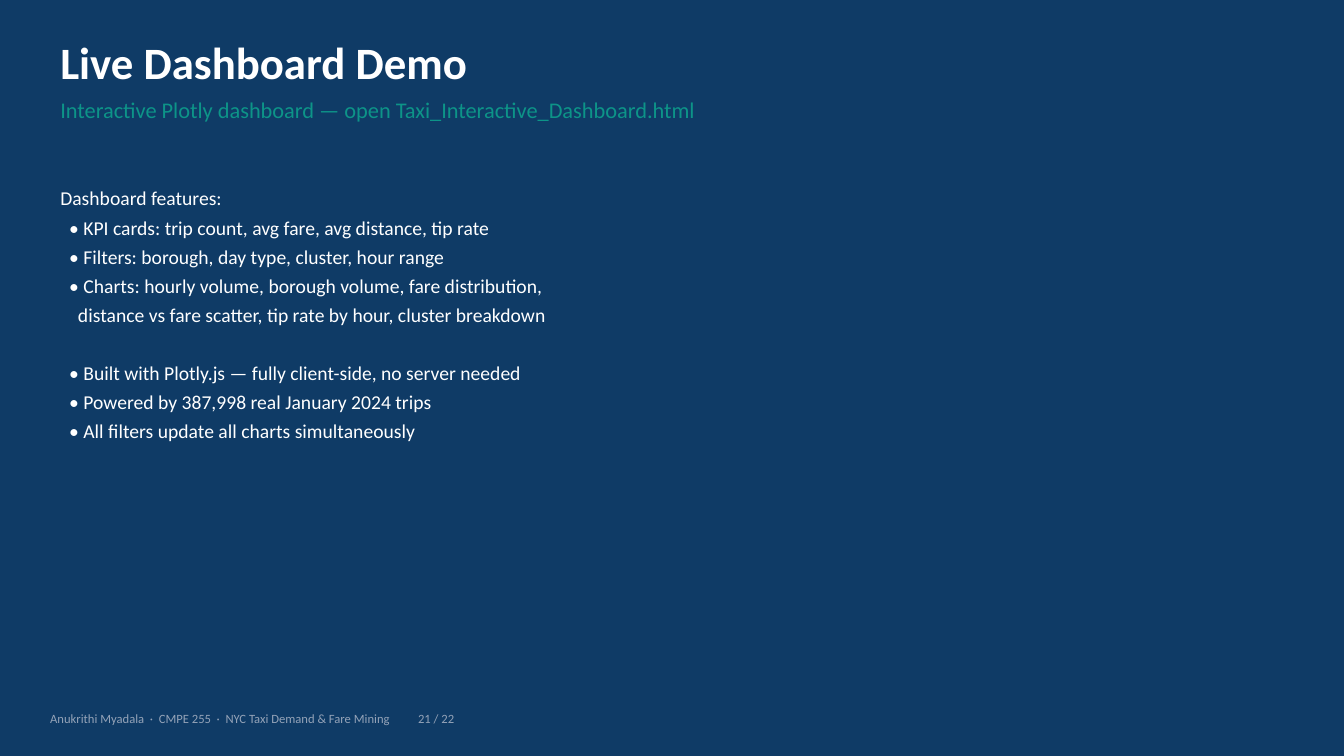
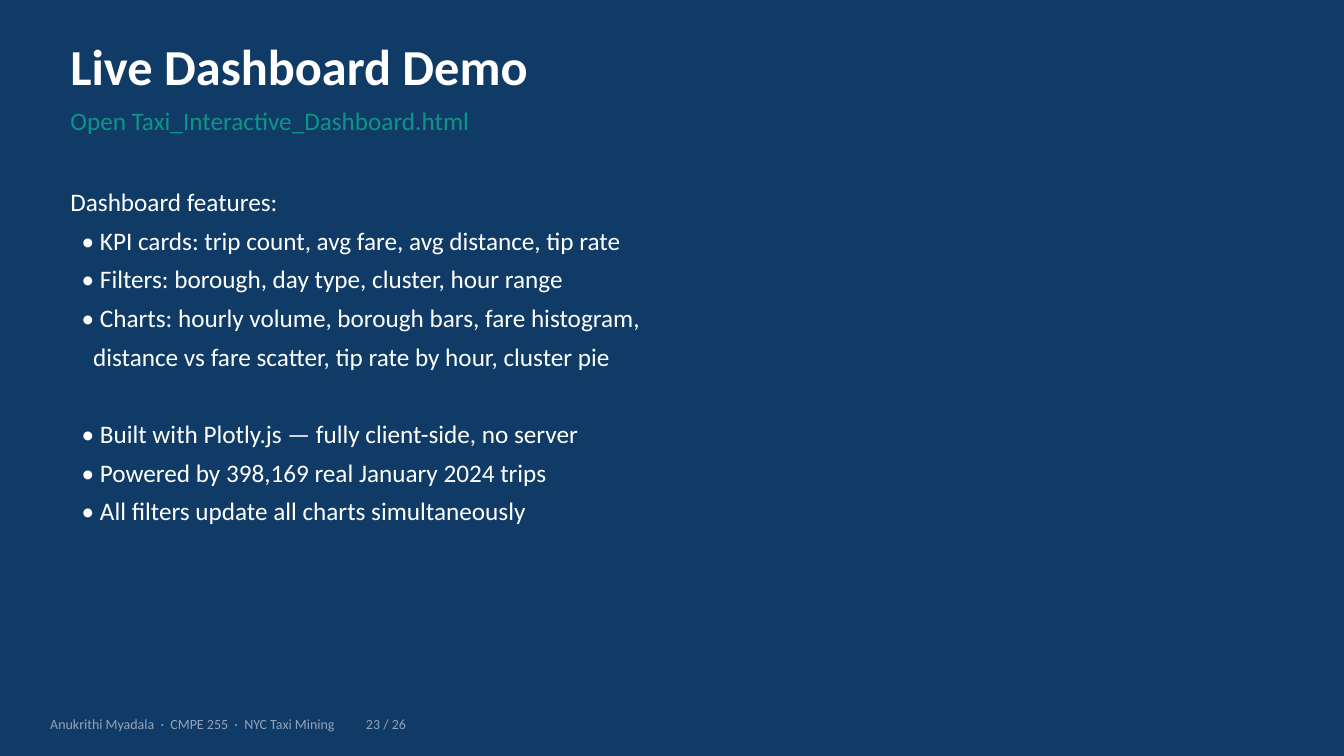
Before and after one commit to anu-myadala/255finalprojectanu, a slide deck: slide 23 of Taxi_Project_Presentation.pptx (slide 21 before the commit). Drawn at 1344x756 pixels with LibreOffice and Linux fonts; fonts in the diff are those of the drawing. Boxes give left, top, right and bottom in pixels: in the first picture for what was removed or moved away, otherwise in the second. Text is boxed around its words. In the diff, an @@ line names an element or a change of style, - is before the commit and + after.

```diff
--- a/Taxi_Project_Presentation.pptx
+++ b/Taxi_Project_Presentation.pptx
@@ text "Live Dashboard Demo": place and size @@
-text "Live Dashboard Demo" at box(60, 47, 467, 80)
+text "Live Dashboard Demo" at box(70, 49, 527, 86)
@@ text "Live Dashboard Demo" at box(70, 49, 527, 86): size 32 to 36 pt @@
@@ text at box(70, 112, 469, 134): text changed; size 16 to 18 pt @@
-Interactive Plotly dashboard — open Taxi_Interactive_Dashboard.html
+Open Taxi_Interactive_Dashboard.html
@@ text "Dashboard features:": place and size @@
-text "Dashboard features:" at box(60, 191, 545, 441)
+text "Dashboard features:" at box(70, 193, 640, 524)
@@ text at box(70, 193, 620, 524): size 14 to 18 pt in "Dashboard features:", "• KPI cards: trip count, avg fare, ...", "• Filters: borough, day type, cluster, hour ...", "• All filters update all charts simultaneously"; more space between paragraphs @@
@@ text at box(93, 309, 640, 486): text changed; size 14 to 18 pt @@
-• Charts: hourly volume, borough volume, fare distribution,
-distance vs fare scatter, tip rate by hour, cluster breakdown
-• Built with Plotly.js — fully client-side, no server needed
-• Powered by 387,998 real January 2024 trips
+• Charts: hourly volume, borough bars, fare histogram,
+distance vs fare scatter, tip rate by hour, cluster pie
+• Built with Plotly.js — fully client-side, no server
+• Powered by 398,169 real January 2024 trips
@@ text at box(50, 719, 406, 732): text changed; size 9 to 10 pt @@
-Anukrithi Myadala · CMPE 255 · NYC Taxi Demand & Fare Mining 21 / 22
+Anukrithi Myadala · CMPE 255 · NYC Taxi Mining 23 / 26
```
Also in this commit, not shown: 18 other slides changed, 7 slides added, 3 slides removed, 3 other files.
